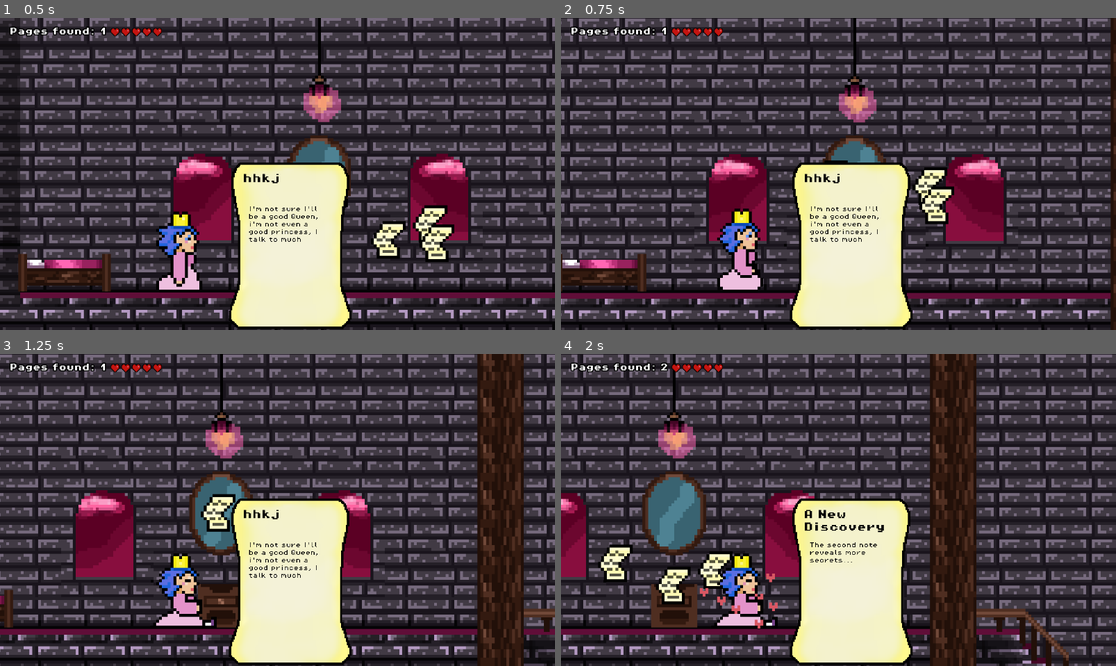
Above: before the commit, frames 1-4 (two rows, left to right).
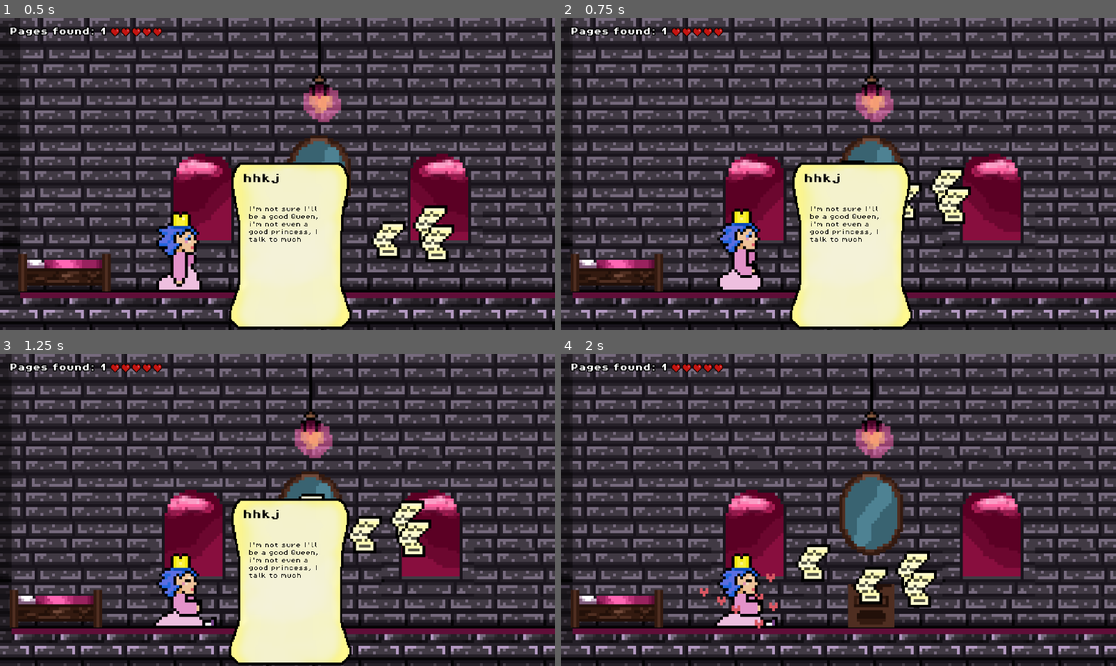
Above: after the commit, the same moments.

Repository: Gert1337/Game1
Game: Godot game, scene res://scenes/game.tscn
The game is run twice, just before and just after one commit, with the same random seed, the same clock (stepped at 60 frames per second) and the same inputs.
Inputs:
- Up to frame 1 (0.5 s): no input
- Up to frame 2 (0.75 s): hold Right (move_right) from 0.53 s (still down); tap H (afformation) at 0.6 s
- Up to frame 3 (1.25 s): keep holding Right (move_right); tap Space (jump) at 0.77 s
- Up to frame 4 (2 s): keep holding Right (move_right); tap C (CloseDiaryPage) at 1.35 s; tap Space (jump) at 1.52 s; tap H (afformation) at 1.55 s

Frame 1 is identical in both runs. In frame 2, 37% of the frame differs, in the area x 0-100%, y 0-100%; in frame 3, 40%; in frame 4, 55%.

Commit message:
variable z-index on spawnheart

Diff:
--- a/scripts/helper.gd
+++ b/scripts/helper.gd
@@ -5,7 +5,7 @@
 
 
 
-func spawn_hearts(global_position: Vector2, amount: int, spacing: float = 20.0, heart_position_relativ_to_parent: float = -20 ):
+func spawn_hearts(global_position: Vector2, amount: int,zindex: int = 0 , spacing: float = 20.0, heart_position_relativ_to_parent: float = -20 ):
 	var parent = get_tree().current_scene
 	if parent == null:
 		print("Warning: current_scene is null! Trying fallback method.")
@@ -14,4 +14,5 @@
 	for i in range(amount):
 		var heart = HEART.instantiate()
 		heart.position = global_position + Vector2(i * spacing, heart_position_relativ_to_parent)
+		heart.z_index = 18
 		parent.call_deferred("add_child", heart)  # Avoid physics state issues
--- a/scripts/player.gd
+++ b/scripts/player.gd
@@ -29,7 +29,7 @@
 
 func _physics_process(delta: float) -> void:
 	if locked:
-		move_and_slide()
+
 		return
 
 	apply_gravity(delta)
@@ -113,7 +113,7 @@
 	print("Animation finished: " + player_sprite.animation)
 	if player_sprite.animation == "afformation":
 		locked = false
-		Helper.spawn_hearts(position, 1)
+		Helper.spawn_hearts(position, 1, 18)
 	if player_sprite.animation == "lifting":
 			can_shoot = false
 			print("playing run")
